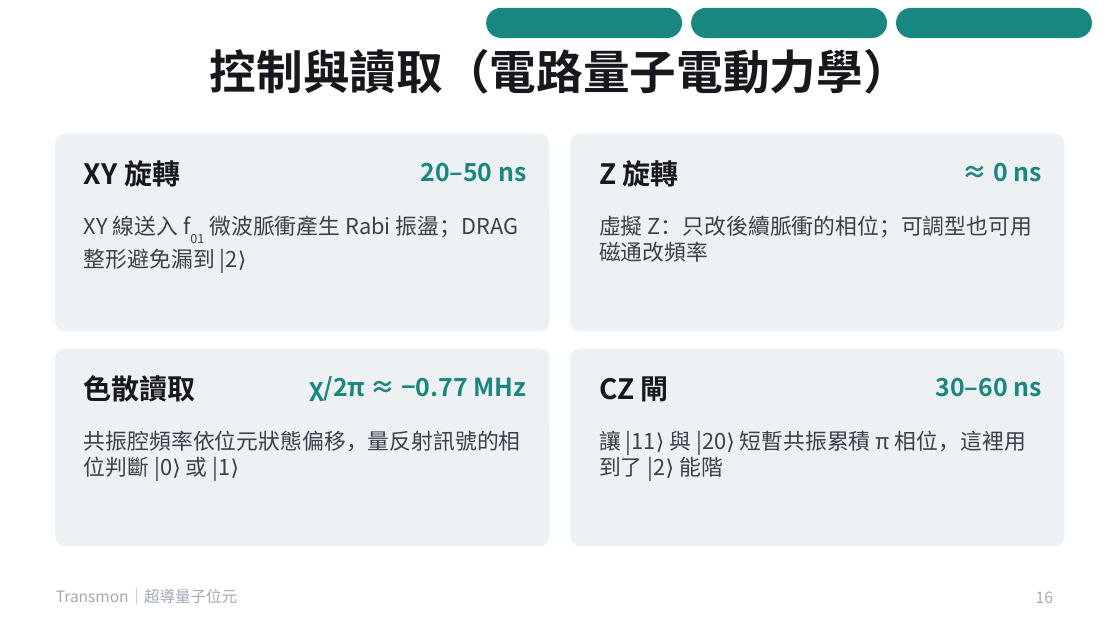
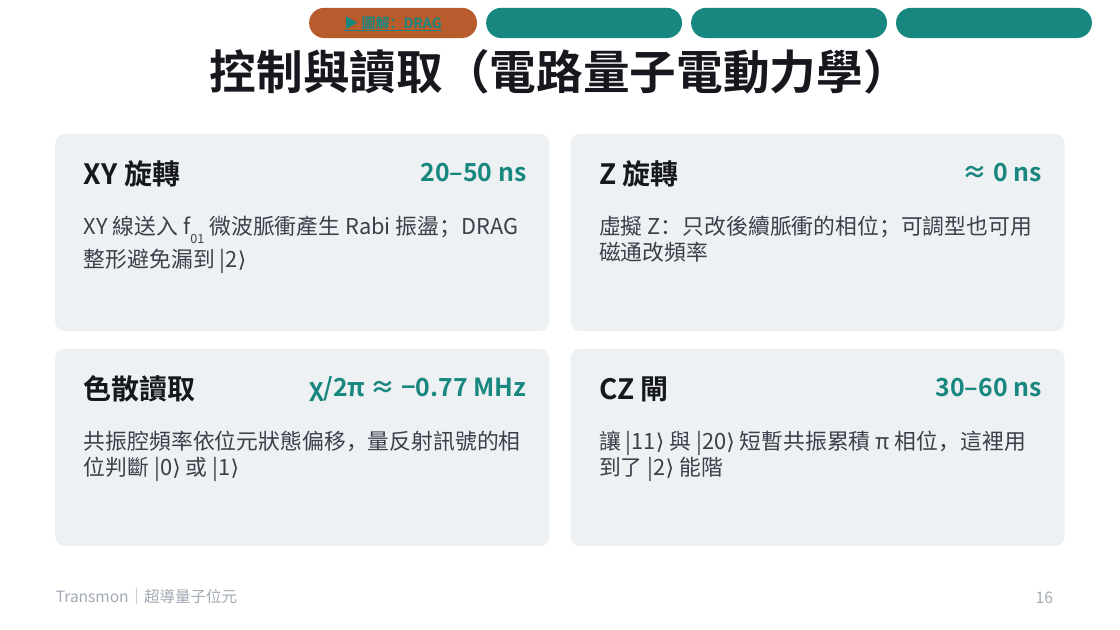
Before and after one commit to pcpcchen-coder/QuantumComputing, a slide deck: slide 16 of slides/transmon.pptx. Drawn at 1120x630 pixels with LibreOffice and Linux fonts; fonts in the diff are those of the drawing. Boxes give left, top, right and bottom in pixels: in the first picture for what was removed or moved away, otherwise in the second. Text is boxed around its words. In the diff, an @@ line names an element or a change of style, - is before the commit and + after.

```diff
--- a/slides/transmon.pptx
+++ b/slides/transmon.pptx
@@ rounded rectangle added at (309, 8, 477, 38), fill #B85C2E, 9 pt, text #17877F, bold, underline @@
+▶ 圖解：DRAG
```
Also in this commit, not shown: 8 other slides changed, 5 other files.
